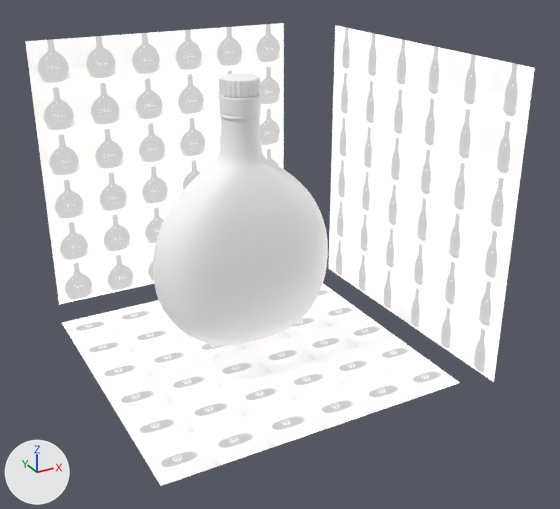
What one commit did to the OBJ model model/868649.obj.
Rendered twice from a 50 mm camera at (-5.75, -11.88, 7.4) aimed at (0.63, -0.27, 1.6). The axes (+X, +Y, +Z) are drawn at lower left. The lights are the same throughout. Where no turn or scale is listed for an object, it has been applied to the vertices.
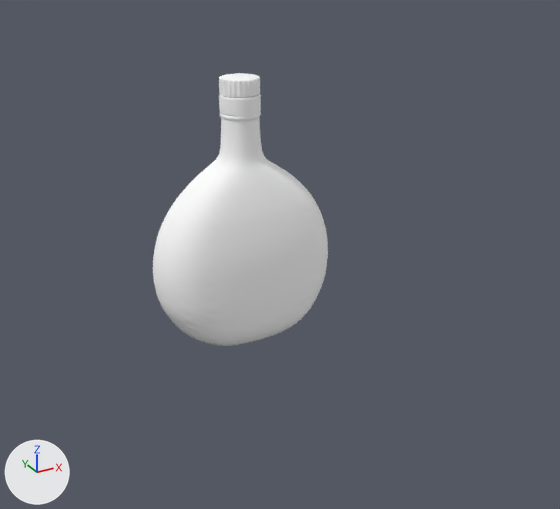
Boxes [x1, y1, x2, y2] around the edits, measured in the pictures (560 x 509 px):
'Plane003', deleted
    before: [328, 25, 535, 382]
'Plane001', deleted
    before: [25, 23, 284, 305]
'Plane002', deleted
    before: [62, 284, 460, 486]

The change, as a diff of the scene's bpy script:
```diff
--- a/model/868649.obj.py
+++ b/model/868649.obj.py
@@ ob_plane001 @@
-ob_plane001 = bpy.data.objects.new('Plane001', me_plane001)
-ob_plane001.location = (0.0, 0.0, 0.0)
@@ ob_plane002 @@
-ob_plane002 = bpy.data.objects.new('Plane002', me_plane002)
-ob_plane002.location = (0.0, 0.0, 0.0)
@@ ob_plane003 @@
-ob_plane003 = bpy.data.objects.new('Plane003', me_plane003)
-ob_plane003.location = (0.0, 0.0, 0.0)
```
